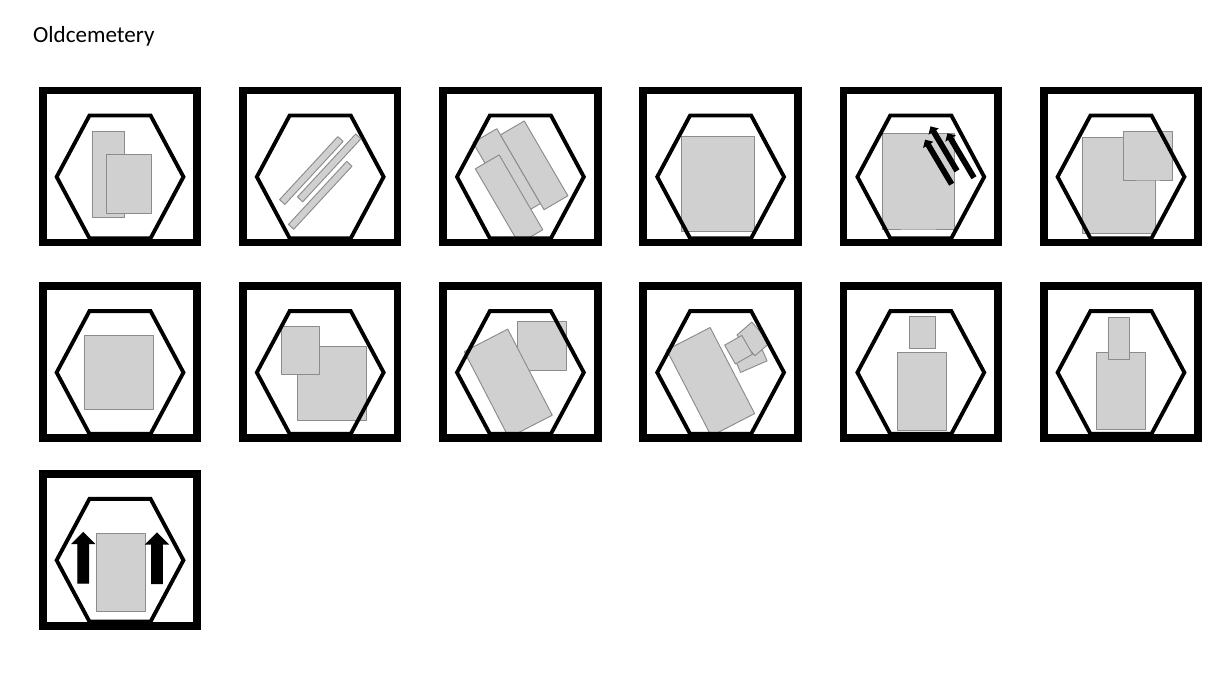
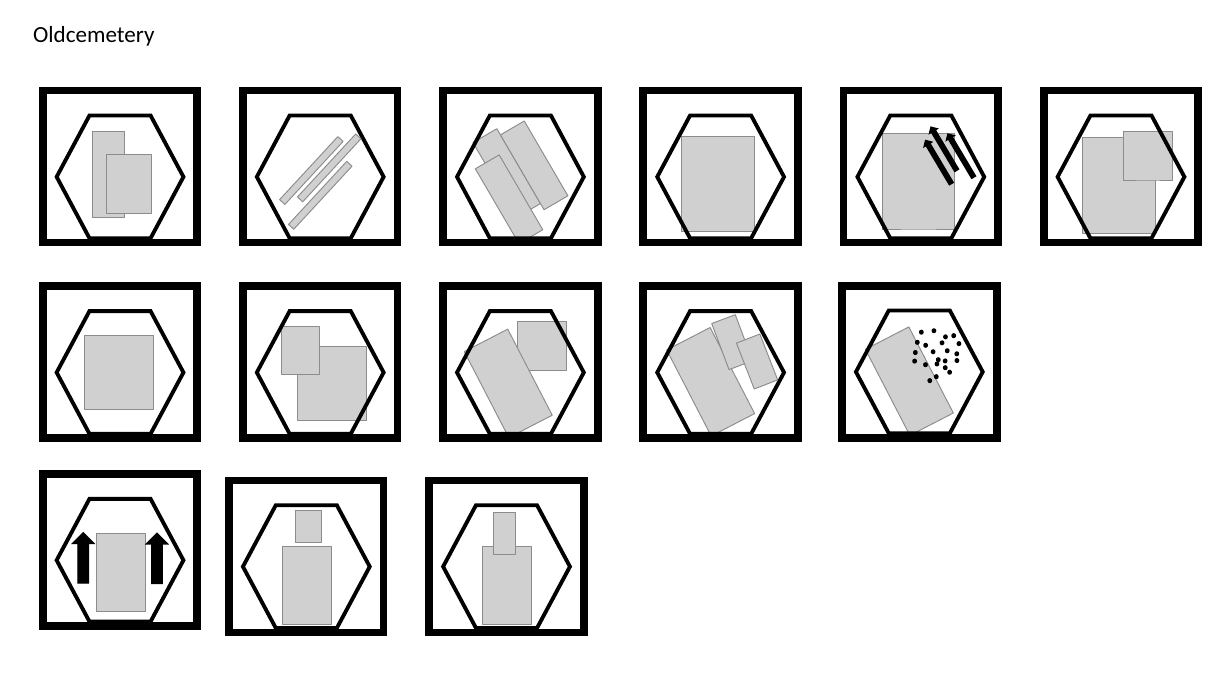
Before and after one commit to alexliuhust/JS_ChessGames, a slide deck: slide 8 of image process/drawings.pptx. Drawn at 1232x693 pixels with LibreOffice and Linux fonts; fonts in the diff are those of the drawing; grey boxes stand for pictures. Boxes give left, top, right and bottom in pixels: in the first picture for what was removed or moved away, otherwise in the second. Text is boxed around its words. In the diff, an @@ line names an element or a change of style, - is before the commit and + after.

```diff
--- a/image process/drawings.pptx
+++ b/image process/drawings.pptx
@@ picture added at bbox=[712, 315, 753, 370] @@
@@ picture removed at bbox=[737, 322, 770, 356] @@
@@ picture added at bbox=[866, 327, 954, 436] @@
@@ picture removed at bbox=[725, 336, 753, 365] @@
@@ picture removed at bbox=[736, 350, 767, 372] @@
@@ picture added at bbox=[737, 334, 778, 389] @@
@@ group added at bbox=[913, 329, 961, 383]: 22 ellipses @@
@@ rectangle added at bbox=[229, 481, 384, 633], outline #000000 6 pt @@
@@ hexagon: place and size @@
-hexagon at bbox=[1058, 311, 1185, 434]
+hexagon at bbox=[243, 506, 370, 628]
@@ 4 pictures, 1 rectangle: place and size @@
-4 pictures, 1 rectangle at bbox=[897, 287, 1199, 439]
+4 pictures, 1 rectangle at bbox=[283, 481, 584, 633]
@@ hexagon added at bbox=[444, 506, 570, 628], outline #000000 3 pt @@
```
Also in this commit, not shown: 1 other slide changed, 12 other files.
